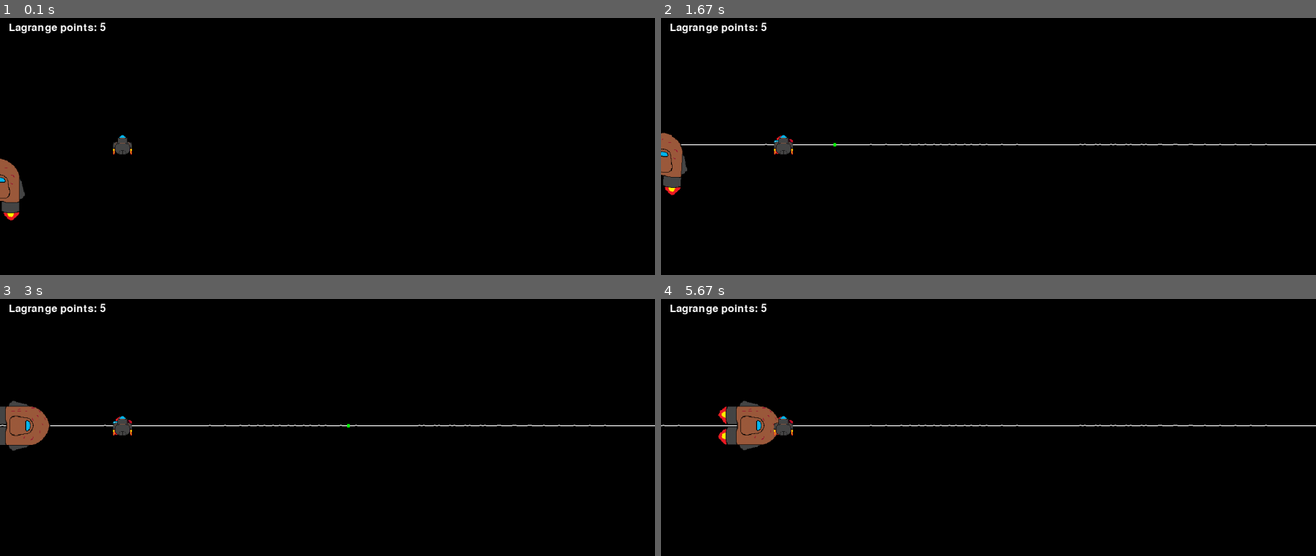
Above: before the commit, frames 1-4 (two rows, left to right).
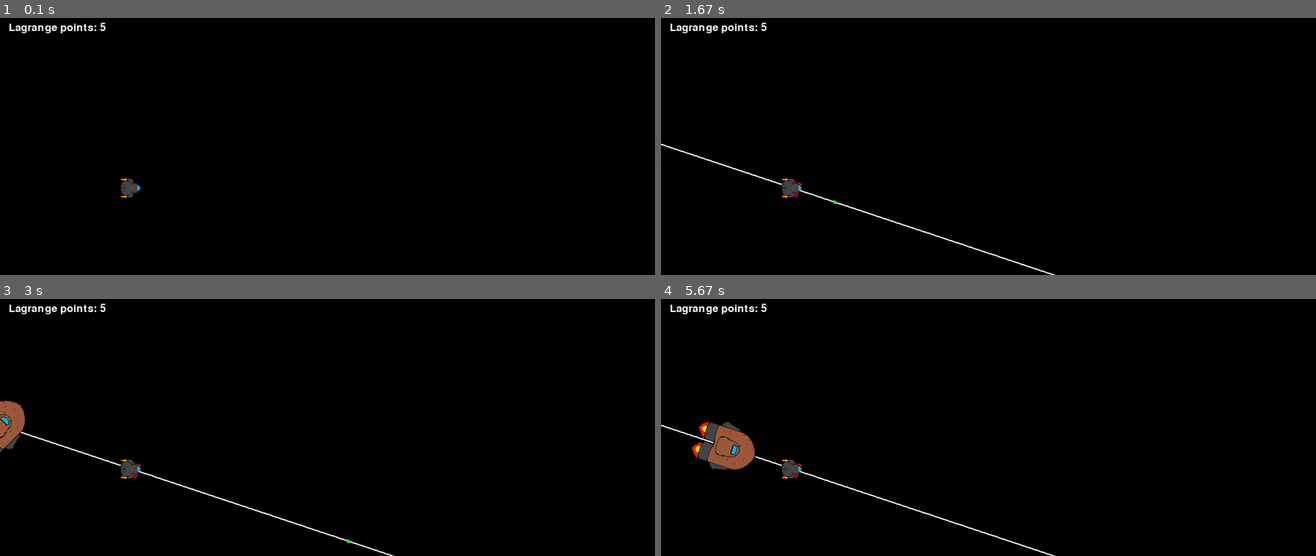
Above: after the commit, the same moments.

Repository: saluspopuli/Their-Final-Frontier
Game: pygame game, started from Their Final Frontier/TFF.py
Same seed, same stepped clock (60 frames per second), same inputs: the game is played once before the commit and once after it.
Inputs:
- Up to frame 1 (0.1 s): no input
- Up to frame 2 (1.67 s): tap Space at 0.33 s; tap P at 0.67 s
- Up to frame 3 (3 s): no input
- Up to frame 4 (5.67 s): no input

The runs differ from the first frame. In frame 1, 1.0% of the frame differs, in the area x 0-22%, y 45-79%; in frame 2, 2.0%; in frame 3, 2.2%; in frame 4, 3.4%, in the area x 0-100%, y 39-100%.

Commit message:
Moved game loop into its own file

Diff:
--- a/Their Final Frontier/TFF.py
+++ b/Their Final Frontier/TFF.py
@@ -1,8 +1,5 @@
 import pygame
-from player import Player
-from ship import Ship
-from lagrange import Lagrange
-from waypoint import Waypoint
+from game import Game
 
 # Pygame stuff ========================================================================
 pygame.init()
@@ -20,59 +17,13 @@
 window_icon = pygame.image.load("assets\window_icon.png")  # Update the file path here
 pygame.display.set_icon(window_icon)
 
-# Object initialization ======================================a==========================
-player = Player(280, 300)
-ship = Ship(0,400,width=150,height=150,lagrange=Lagrange([(0,screenY/2)]))
+# Object Initializations
+main_game = Game(screen, screenX, screenY, clock, FPS)
 
-entities = [player,ship]
-
-font = pygame.font.Font(None, 36)
-
-# FUNCTIONS ===========================================================================
-def update():
-    for entity in entities:
-        entity.update()
-
-def render(screen):
-    for entity in reversed(entities):
-        entity.render(screen)
+# Variables
+running = True
 
 # MAIN ================================================================================
 if __name__ == "__main__":
-    # Main game loop
 
-    running = True
-    while running:
-
-        clock.tick(FPS)
-        # print("Current FPS: ", clock.get_fps())
-        screen.fill((0,0,0)) #just draws black
-
-        # Ensures that all events in the game are run
-        for event in pygame.event.get():
-
-            # Quits game if pygame detects the quit event type
-            if event.type == pygame.QUIT:
-                running = False
-
-            if event.type == pygame.KEYDOWN and event.key == pygame.K_SPACE:
-                entities.append(Waypoint(player.x,player.y))
-                ship.lagrange.add_point(player.x,player.y)
-                ship.draw_waypoint_line(screenX)
-
-            # EVENTS FOR DEBUGGING ===============================================================
-            if event.type == pygame.KEYDOWN and event.key == pygame.K_p: #TODO: placeholder
-                ship.moving_flag = True
-
-            if event.type == pygame.KEYDOWN and event.key == pygame.K_LEFT: #TODO: placeholder
-                ship.change_lagrange_points(False, screenX)
-
-            if event.type == pygame.KEYDOWN and event.key == pygame.K_RIGHT: #TODO: placeholder
-                ship.change_lagrange_points(True, screenX)
-
-        text = font.render("Lagrange points: " + str(ship.lagrange_points), True, (255, 255, 255))
-        screen.blit(text, (20,20))
-        update()
-        render(screen)
-
-        pygame.display.update()
+    main_game.mainloop()
--- /dev/null
+++ b/Their Final Frontier/game.py
@@ -0,0 +1,77 @@
+import pygame
+from player import Player
+from ship import Ship
+from lagrange import Lagrange
+from waypoint import Waypoint
+
+class Game():
+
+    running = True
+    init_player_pos = (300,400)
+    init_player_dir = 270
+
+    init_ship_pos = (-100, 400)
+    init_ship_dir = 270
+
+    def __init__(self, screen, screenX, screenY, clock, FPS = 60):
+        self.screenX = screenX
+        self.screenY = screenY
+
+        self.ship = Ship(self.init_ship_pos[0],
+                         self.init_ship_pos[1],
+                         width=150,
+                         height=150,
+                         lagrange=Lagrange([(0,screenY/2)]),
+                         direction = 270)
+
+        self.player = Player(self.init_player_pos[0], self.init_player_pos[1], direction=self.init_player_dir)
+        self.entities = [self.player,self.ship]
+        self.screen = screen
+        self.clock = clock
+        self.FPS = FPS
+        self.font = pygame.font.Font(None, 36)
+
+    # FUNCTIONS ===========================================================================
+    def update(self):
+        for entity in self.entities:
+            entity.update()
+
+    def render(self,screen):
+        for entity in reversed(self.entities):
+            entity.render(screen)
+
+    def mainloop(self):
+
+        while self.running:
+            self.clock.tick(self.FPS)
+            # print("Current FPS: ", clock.get_fps())
+            self.screen.fill((0,0,0)) #just draws black
+
+            # Ensures that all events in the game are run
+            for event in pygame.event.get():
+
+                # Quits game if pygame detects the quit event type
+                if event.type == pygame.QUIT:
+                    self.running = False
+
+                if event.type == pygame.KEYDOWN and event.key == pygame.K_SPACE:
+                    self.entities.append(Waypoint(self.player.x,self.player.y))
+                    self.ship.lagrange.add_point(self.player.x,self.player.y)
+                    self.ship.draw_waypoint_line(self.screenX)
+
+                # EVENTS FOR DEBUGGING ===============================================================
+                if event.type == pygame.KEYDOWN and event.key == pygame.K_p: #TODO: placeholder
+                    self.ship.moving_flag = True
+
+                if event.type == pygame.KEYDOWN and event.key == pygame.K_LEFT: #TODO: placeholder
+                    self.ship.change_lagrange_points(False, self.screenX)
+
+                if event.type == pygame.KEYDOWN and event.key == pygame.K_RIGHT: #TODO: placeholder
+                    self.ship.change_lagrange_points(True, self.screenX)
+
+            text = self.font.render("Lagrange points: " + str(self.ship.lagrange_points), True, (255, 255, 255))
+            self.screen.blit(text, (20,20))
+            self.update()
+            self.render(self.screen)
+
+            pygame.display.update()
--- a/Their Final Frontier/ship.py
+++ b/Their Final Frontier/ship.py
@@ -87,7 +87,8 @@
             x = self.waypoint_line[i]
             x_prev = self.waypoint_line[i-1]
 
-            pygame.draw.line(screen, (255,255,255), (x_prev[0], x_prev[1]), (x[0], x[1]), 2)
+            #pygame.draw.circle(screen, (255,255,255), (x[0], x[1]), 2)
+            pygame.draw.line(screen, (255,255,255), (x_prev[0], x_prev[1]), (x[0], x[1]), 3)
 
         # TODO: probably just delete this
         # Goes across the entire waypoint list and changes one line into green for a single
Not shown, changed: Todo.txt
